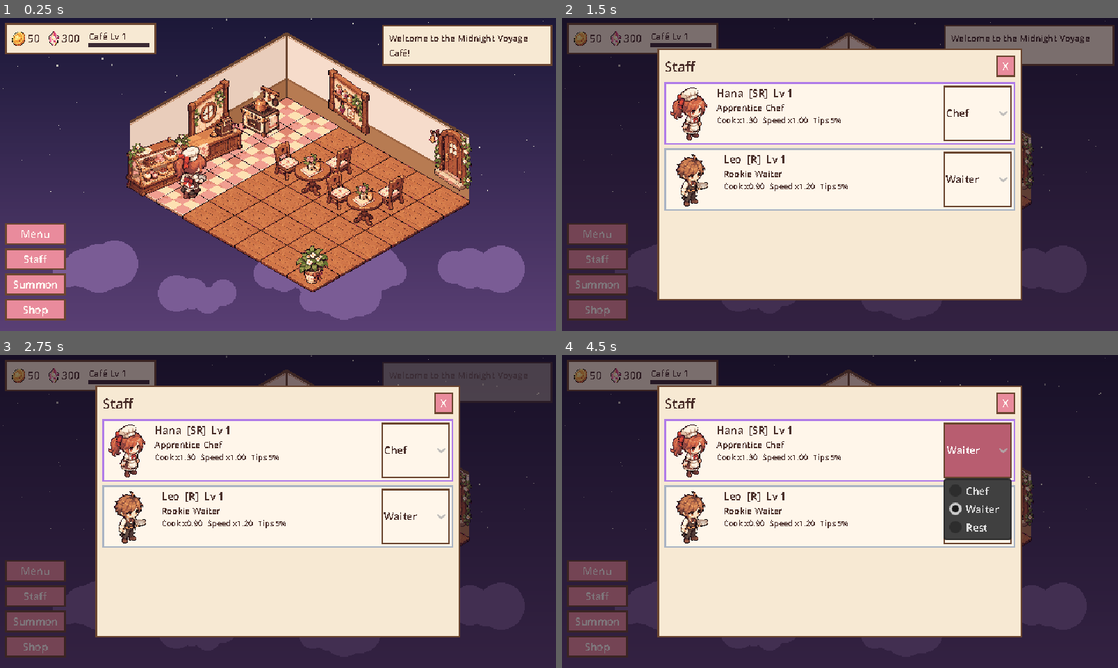
Above: before the commit, frames 1-4 (two rows, left to right).
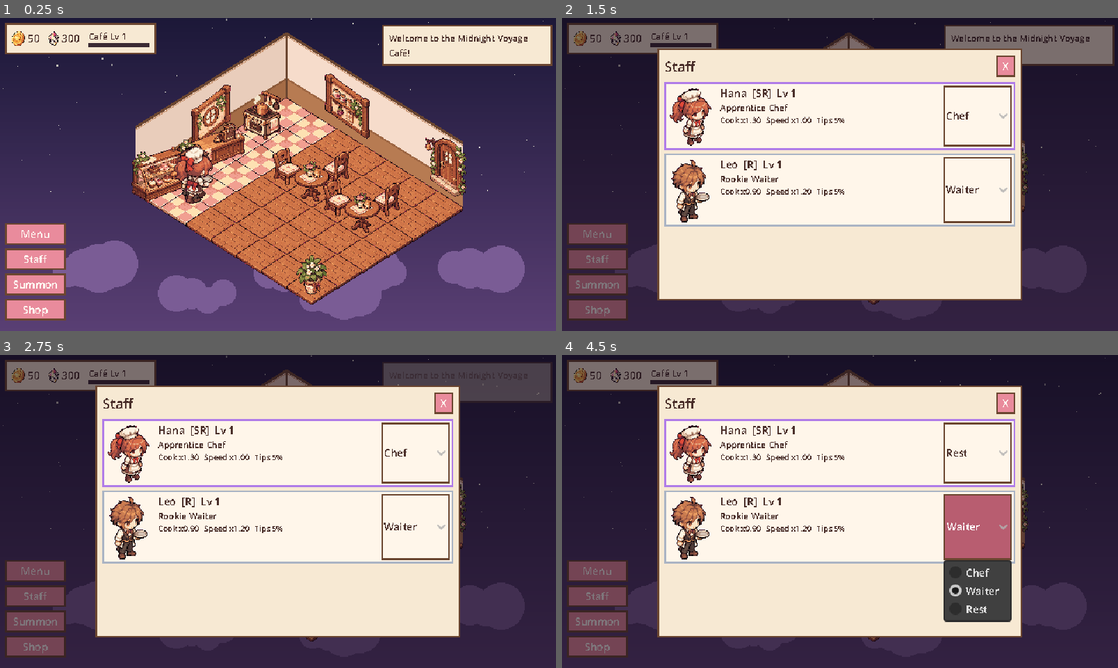
Above: after the commit, the same moments.

Repository: KimmelDevs/Midnight-Voyage
Game: Godot game, scene res://scenes/main.tscn
Two runs of this game, one before a commit and one after it. Both use one fixed random seed, a clock stepped at 60 frames per second and the inputs below.
Inputs:
- Up to frame 1 (0.25 s): no input
- Up to frame 2 (1.5 s): click "Staff" at 0.5 s; click "Summon" at 1.25 s
- Up to frame 3 (2.75 s): click "Shop" at 2 s
- Up to frame 4 (4.5 s): click "Chef" at 2.75 s; click "Waiter" at 3.5 s; click "Waiter" at 4.25 s

The runs differ from the first frame. In frame 1, 18% of the frame differs, in the area x 2-85%, y 4-92%; in frame 2, 5.3%; in frame 3, 5.3%; in frame 4, 12%.

Commit message:
Sharper art: grid-aligned pixel sampling
ChatGPT 'pixels' are ~4-5.5px blocks with no exact grid, so fixed integer
downsampling drifted off-grid and smeared colours. pixelize.py now fits
pitch + phase per sprite (within +-8% of the sheet's target scale) and
samples block centres. build_art.py rebuilds every asset reproducibly;
crew normalised to 66px, frame sizes read from each sheet.

Co-Authored-By: Claude Opus 5.5 <noreply@anthropic.com>

Diff:
--- a/project.godot
+++ b/project.godot
@@ -1,5 +1,10 @@
 ; Engine configuration file.
-; Midnight Voyage: Café Above the Clouds — café / food / gacha slice
+; It's best edited using the editor UI and not directly,
+; since the parameters that go here are not all obvious.
+;
+; Format:
+;   [section] ; section goes between []
+;   param=value ; assign values to parameters
 
 config_version=5
 
--- a/scripts/actor.gd
+++ b/scripts/actor.gd
@@ -6,7 +6,6 @@
 signal arrived
 
 enum Dir { SE, SW, NE, NW }
-const FRAME_H := 64
 const WALK_CYCLE := [0, 1, 2, 1]
 
 var sprite: Sprite2D
@@ -26,16 +25,17 @@
 	sprite.texture = tex
 	sprite.hframes = 3
 	sprite.vframes = rows
-	sprite.offset = Vector2(0, -FRAME_H / 2 + 3)
+	var frame_h := tex.get_height() / rows
+	sprite.offset = Vector2(0, -frame_h / 2 + 3)
 	add_child(sprite)
 	if rows == 2:
 		row_map = {Dir.SE: [0, true], Dir.SW: [0, false], Dir.NE: [1, true], Dir.NW: [1, false]}
 	bubble = Bubble.new()
-	bubble.position = Vector2(0, -FRAME_H - 4)
+	bubble.position = Vector2(0, -frame_h - 2)
 	bubble.visible = false
 	add_child(bubble)
 	carry = Sprite2D.new()
-	carry.position = Vector2(0, -FRAME_H + 2)
+	carry.position = Vector2(0, -frame_h + 6)
 	carry.visible = false
 	add_child(carry)
 	_set_frame(1)
--- a/scripts/main.gd
+++ b/scripts/main.gd
@@ -2,8 +2,9 @@
 ## Isometric café: customers arrive, order food, chefs cook, waiters serve.
 ## Coins unlock menu items and tables; gems pull new staff from the gacha.
 
-const HW := 30            # half tile width (px)
-const HH := 17            # half tile height (px)
+const HW := 29            # half tile width (px)
+const HH := 18            # half tile height (px)
+const TILE_ANCHOR := Vector2(29, 19)  # diamond centre inside the floor tile image
 const COLS := 7
 const ROWS := 6
 const ORIGIN := Vector2(330, 92)   # top vertex of tile (0,0)
@@ -144,7 +145,7 @@
 			var s := Sprite2D.new()
 			s.texture = check if c <= 1 else wood
 			s.centered = false
-			s.position = tile_pos(Vector2i(c, r)) - Vector2(30, 18)
+			s.position = tile_pos(Vector2i(c, r)) - TILE_ANCHOR
 			s.z_index = -10
 			add_child(s)
 
@@ -705,10 +706,11 @@
 	var at := AtlasTexture.new()
 	at.atlas = tex("res://assets/chars/%s.png" % GS.STAFF[key]["sheet"])
 	var fw := at.atlas.get_width() / 3.0
-	at.region = Rect2(fw, 0, fw, 64)
+	var fh := at.atlas.get_height() / 4.0
+	at.region = Rect2(fw, 0, fw, fh)
 	var tr := TextureRect.new()
 	tr.texture = at
-	tr.custom_minimum_size = Vector2(fw, 64)
+	tr.custom_minimum_size = Vector2(fw, fh)
 	return tr
 
 
Binary file changed: assets/cafe/chair_se.png
Binary file changed: assets/cafe/chair_sw.png
Binary file changed: assets/cafe/counter.png
Binary file changed: assets/cafe/display.png
Binary file changed: assets/cafe/door.png
Binary file changed: assets/cafe/floor_check.png
Binary file changed: assets/cafe/floor_wood.png
Binary file changed: assets/cafe/plant.png
Binary file changed: assets/cafe/stove.png
Binary file changed: assets/cafe/table.png
Binary file changed: assets/cafe/wall_left.png
Binary file changed: assets/cafe/wall_right.png
(and 58 more such lines)
